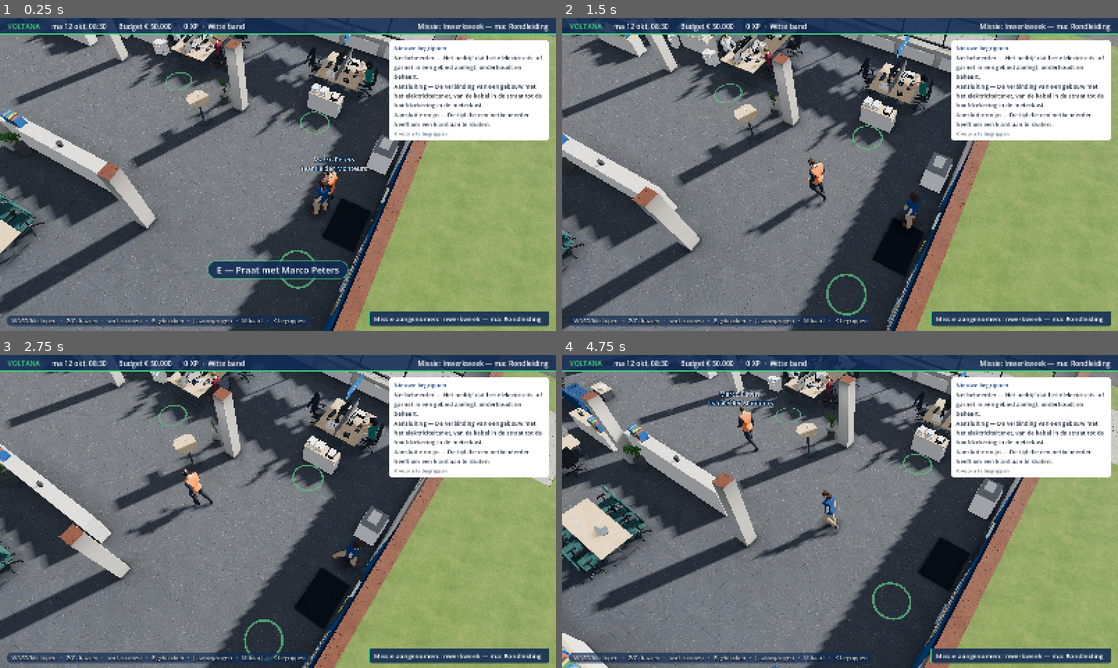
Above: before the commit, frames 1-4 (two rows, left to right).
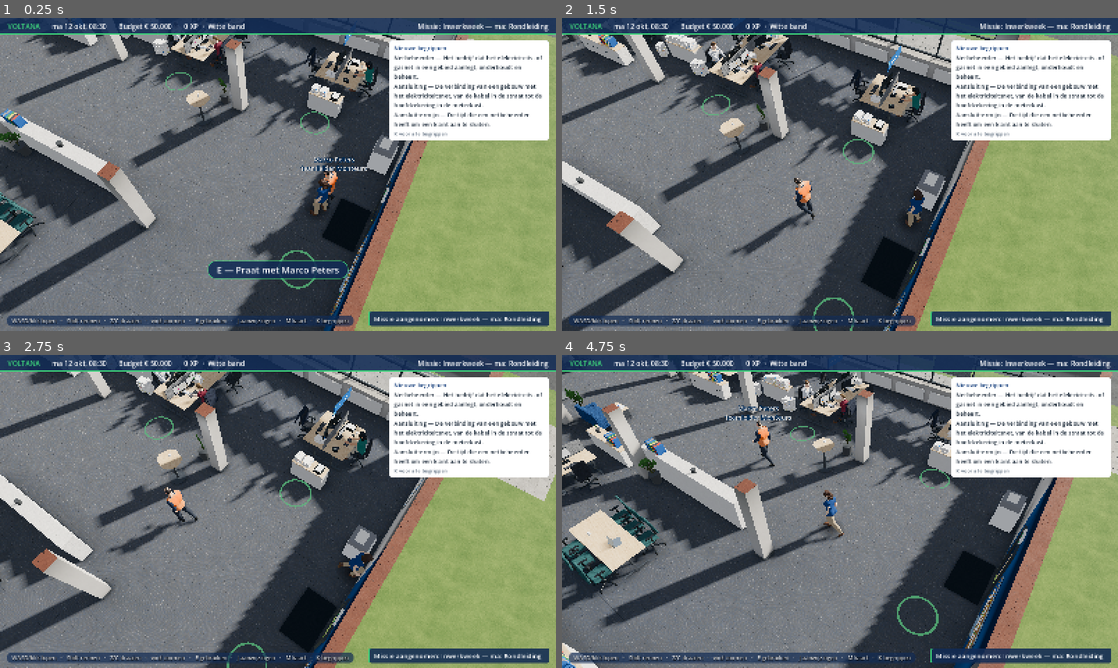
Above: after the commit, the same moments.

Repository: merijnschut98-cell/lean-factory-game
Game: Godot game, scene res://src/world/office/office.tscn
Same seed, same stepped clock (60 frames per second), same inputs: the game is played once before the commit and once after it.
Inputs (mouse positions are in pixels of both pictures, inside the frame that each line leads up to):
- Up to frame 1 (0.25 s): no input
- Up to frame 2 (1.5 s): tap Enter at 0.5 s; move the mouse to (962, 158) at 0.52 s; hold D 0.53-1.25 s; hold Shift 0.53-1.25 s; click (962, 158) at 0.67 s; drag from (728, 190) to (812, 237) at 1.27 s
- Up to frame 3 (2.75 s): move the mouse to (333, 442) at 2.02 s; hold D from 2.03 s (still down); hold Shift from 2.03 s (still down); tap Z at 2.1 s
- Up to frame 4 (4.75 s): release D at 2.75 s; release Shift at 2.75 s; drag from (812, 574) to (673, 464) at 2.77 s; move the mouse to (1006, 558) at 3.52 s; hold A 3.53-4.25 s; hold Shift 3.53-4.25 s; tap E at 3.6 s; drag from (673, 464) to (756, 433) at 4.27 s

The runs differ from the first frame. In frame 1, 0.5% of the frame differs, in the area x 12-64%, y 95-99%; in frame 2, 27%; in frame 3, 27%; in frame 4, 40%, in the area x 0-100%, y 0-100%.

Commit message:
Run key and walk speed (PLAN 1.3b)
Shift jogs at 4.5 m/s, keys or a clicked route, never while a panel or a
talk is open; the jog plays at RUN_SPEED / jog_pace (player: 4.79 m/s,
x0.94). The walk is 2.0 m/s: the pack's player walk measures 1.55 m/s, so
it plays at x1.29, the old models' cadence (2.4 would be x1.55). Each
gait plays at its own measured pace, so the feet stay on the floor. The
controls line says "Shift rennen".

Co-Authored-By: Claude Opus 5.5 <noreply@anthropic.com>
Claude-Session: https://claude.ai/code/session_018C759XCCMetfCHDHUbymvT

Diff:
--- a/game/src/ui/hud.gd
+++ b/game/src/ui/hud.gd
@@ -150,7 +150,7 @@
 
 
 func controls_text() -> String:
-	return "WASD/klik lopen   ·   Z/C draaien   ·   wiel zoomen   ·   E gebruiken   ·   J aanwijzingen   ·   M kaart   ·   K begrippen"
+	return tr("WASD/klik lopen   ·   Shift rennen   ·   Z/C draaien   ·   wiel zoomen   ·   E gebruiken   ·   J aanwijzingen   ·   M kaart   ·   K begrippen")
 
 
 ## The active missions in the top bar: the main one first.
--- a/game/src/world/office/player.gd
+++ b/game/src/world/office/player.gd
@@ -4,7 +4,7 @@
 ## camera, a route from a click is walked corner by corner, E interacts, J
 ## opens the clue journal, M the map, K the codex, Esc closes a panel. While
 ## a panel is open the player stands still (`active` is false) and the keys
-## only signal the office. The body turns to face where it walks; the avatar
+## only signal the office. Shift jogs (keys or a clicked route). The body turns to face where it walks; the avatar
 ## (a stand-in until a character model replaces it) turns with it.
 
 signal interact_pressed
@@ -20,10 +20,14 @@
 ## The character (cast.json id) whose model replaces the stand-in when it is
 ## built: facing +Z, feet at 0, with "idle" and "walk" animations.
 const CHARACTER := "player"
-## Walking pace in the office, m/s: a brisk walk (real is ~1.4), quick enough to
-## cross the floor in ten seconds. The walk animation is sped up to match it, so
-## the feet do not slide.
-const SPEED := 2.4
+## Walking pace in the office, m/s: a brisk walk (real is ~1.4). The pack's
+## walk measures 1.55 m/s for the player (CharacterModel.walk_pace), so it
+## plays at ×1.3 here, as the first models did: brisk, not hurried. The
+## animation always plays at speed / pace, so the feet do not slide.
+const SPEED := 2.0
+## Jogging pace with Shift, m/s (Merijn, 2026-10-16): the jog plays at
+## RUN_SPEED / CharacterModel.jog_pace (≈ ×0.95).
+const RUN_SPEED := 4.5
 ## How close (m) to a route's corner counts as there.
 const ARRIVE := 0.12
 ## How fast the body turns to its walking direction (1/s).
@@ -36,8 +40,8 @@
 ## The corners still to walk to (office space).
 var route := PackedVector3Array()
 var _animations: AnimationPlayer
-## The walk animation's speed that matches SPEED (its own pace is measured).
-var _walk_speed_scale := 1.0
+## The model, for its measured paces (null for the stand-in).
+var _model: Node3D
 var _gravity: float = ProjectSettings.get_setting("physics/3d/default_gravity", 9.8)
 
 
@@ -56,8 +60,8 @@
 		avatar.get_node("StandIn").free()
 		avatar.add_child(model)
 		_animations = CharacterModel.animations(model)
-		_walk_speed_scale = SPEED / CharacterModel.walk_pace(model)
-	_animate(false)
+		_model = model
+	_animate("idle")
 
 
 ## Face the way `basis` looks (its -Z), level.
@@ -101,14 +105,15 @@
 func _physics_process(delta: float) -> void:
 	if not is_on_floor():
 		velocity.y -= _gravity * delta
-	step(delta, _walk_input() if active else Vector2.ZERO)
+	step(delta, _walk_input() if active else Vector2.ZERO, Input.is_physical_key_pressed(KEY_SHIFT))
 	move_and_slide()
 
 
 ## One frame's steering: WASD (cancels a route), else the next corner of the
-## route. Sets the horizontal velocity and turns the body; the physics step
-## (or a test) moves it.
-func step(delta: float, input := Vector2.ZERO) -> void:
+## route, at a jog while `running`. Sets the horizontal velocity and turns the
+## body; the physics step (or a test) moves it.
+func step(delta: float, input := Vector2.ZERO, running := false) -> void:
+	var speed := RUN_SPEED if running else SPEED
 	var direction := Vector3.ZERO
 	if not active:
 		route.clear()
@@ -116,20 +121,20 @@
 		route.clear()
 		direction = walk_direction(input, view_yaw)
 	elif not route.is_empty():
-		direction = _towards_route(delta)
-	velocity.x = direction.x * SPEED
-	velocity.z = direction.z * SPEED
+		direction = _towards_route(speed * delta)
+	velocity.x = direction.x * speed
+	velocity.z = direction.z * speed
 	if direction != Vector3.ZERO:
 		rotation.y = lerp_angle(rotation.y, atan2(-direction.x, -direction.z), 1.0 - exp(-TURN_RATE * delta))
-	_animate(direction != Vector3.ZERO)
+	_animate(("jog" if running else "walk") if direction != Vector3.ZERO else "idle")
 
 
 ## The direction to the next corner, dropping corners reached; on the last,
 ## a stop exactly there and `arrived`.
-func _towards_route(delta: float) -> Vector3:
+func _towards_route(stride: float) -> Vector3:
 	var to := route[0] - position
 	to.y = 0
-	while to.length() <= maxf(ARRIVE, SPEED * delta):
+	while to.length() <= maxf(ARRIVE, stride):
 		route.remove_at(0)
 		if route.is_empty():
 			position.x += to.x
@@ -141,13 +146,20 @@
 	return to.normalized()
 
 
-func _animate(moving: bool) -> void:
-	if _animations == null:
+## Play idle, walk or jog; a stride plays at the speed that matches its own
+## measured pace, so the feet stay on the floor.
+func _animate(gait: String) -> void:
+	if _animations == null or not _animations.has_animation(gait):
 		return
-	var wanted := "walk" if moving else "idle"
-	if _animations.has_animation(wanted) and _animations.current_animation != wanted:
-		_animations.play(wanted, 0.2)
-		_animations.speed_scale = _walk_speed_scale if moving else 1.0
+	if _animations.current_animation != gait:
+		_animations.play(gait, 0.2)
+	match gait:
+		"walk":
+			_animations.speed_scale = SPEED / CharacterModel.walk_pace(_model)
+		"jog":
+			_animations.speed_scale = RUN_SPEED / CharacterModel.jog_pace(_model)
+		_:
+			_animations.speed_scale = 1.0
 
 
 static func _walk_input() -> Vector2:
--- a/game/tests/test_office_scene.gd
+++ b/game/tests/test_office_scene.gd
@@ -309,7 +309,7 @@
 	assert_false("mouse_captured" in office, "no mouse capture in third person")
 	assert_false("mouse_hint" in office.ui.hud, "no hint to catch the mouse again")
 	assert_eq(office.ui.hud.controls_text(),
-		"WASD/klik lopen   ·   Z/C draaien   ·   wiel zoomen   ·   E gebruiken   ·   J aanwijzingen   ·   M kaart   ·   K begrippen")
+		"WASD/klik lopen   ·   Shift rennen   ·   Z/C draaien   ·   wiel zoomen   ·   E gebruiken   ·   J aanwijzingen   ·   M kaart   ·   K begrippen")
 	office.player.escape_pressed.emit()
 	assert_false(office.ui.is_busy(), "Esc with nothing open does nothing")
 	office.interact(office.interactable("coach"))
--- a/game/tests/test_third_person.gd
+++ b/game/tests/test_third_person.gd
@@ -55,6 +55,46 @@
 	office.player.step(FRAME)
 	assert_eq(animations.current_animation, "idle")
 	assert_eq(animations.speed_scale, 1.0, "idle at its own speed")
+	office.free()
+
+
+func test_shift_jogs_and_walking_stays_a_walk() -> void:
+	var office := _office()
+	office.player.step(FRAME, Vector2(0, -1))
+	assert_near(_flat(office.player.velocity).length(), Player.SPEED, 0.001, "a walk")
+	office.player.step(FRAME, Vector2(0, -1), true)
+	assert_near(_flat(office.player.velocity).length(), Player.RUN_SPEED, 0.001, "Shift: a jog")
+	assert_between(Player.RUN_SPEED, 4.0, 5.0, "a jog, not a sprint")
+	office.player.walk(PackedVector3Array([office.player.position + Vector3(5, 0, 0)]))
+	office.player.step(FRAME, Vector2.ZERO, true)
+	assert_near(_flat(office.player.velocity).length(), Player.RUN_SPEED, 0.001, "a clicked route can be jogged too")
+	office.free()
+
+
+func test_no_jogging_while_a_panel_is_open() -> void:
+	var office := _office()
+	office.player.active = false
+	office.player.step(FRAME, Vector2(0, -1), true)
+	assert_eq(_flat(office.player.velocity), Vector2.ZERO)
+	office.free()
+
+
+func test_the_jog_plays_at_its_own_pace_so_the_feet_stay_on_the_floor() -> void:
+	if not ResourceLoader.exists(CharacterModel.path(Player.CHARACTER)):
+		return
+	var office := _office()
+	var animations: AnimationPlayer = office.player.avatar.find_children("*", "AnimationPlayer", true, false).pop_front()
+	var model: Node3D = animations.get_parent()
+	office.player.step(FRAME, Vector2(0, -1))
+	office.player.step(FRAME, Vector2(0, -1), true)
+	assert_eq(animations.current_animation, "jog")
+	assert_near(animations.speed_scale * CharacterModel.jog_pace(model), Player.RUN_SPEED, 0.01,
+		"played at the speed that matches its stride")
+	office.player.step(FRAME, Vector2(0, -1))
+	assert_eq(animations.current_animation, "walk")
+	assert_near(animations.speed_scale * CharacterModel.walk_pace(model), Player.SPEED, 0.01, "back to the walk's pace")
+	assert_between(animations.speed_scale, 1.0, 1.4, "the walk sped up a little at most: brisk, not hurried")
+	assert_between(Player.RUN_SPEED / CharacterModel.jog_pace(model), 0.85, 1.15, "the jog near its own cadence")
 	office.free()
 
 
Not shown, changed: PLAN.md
